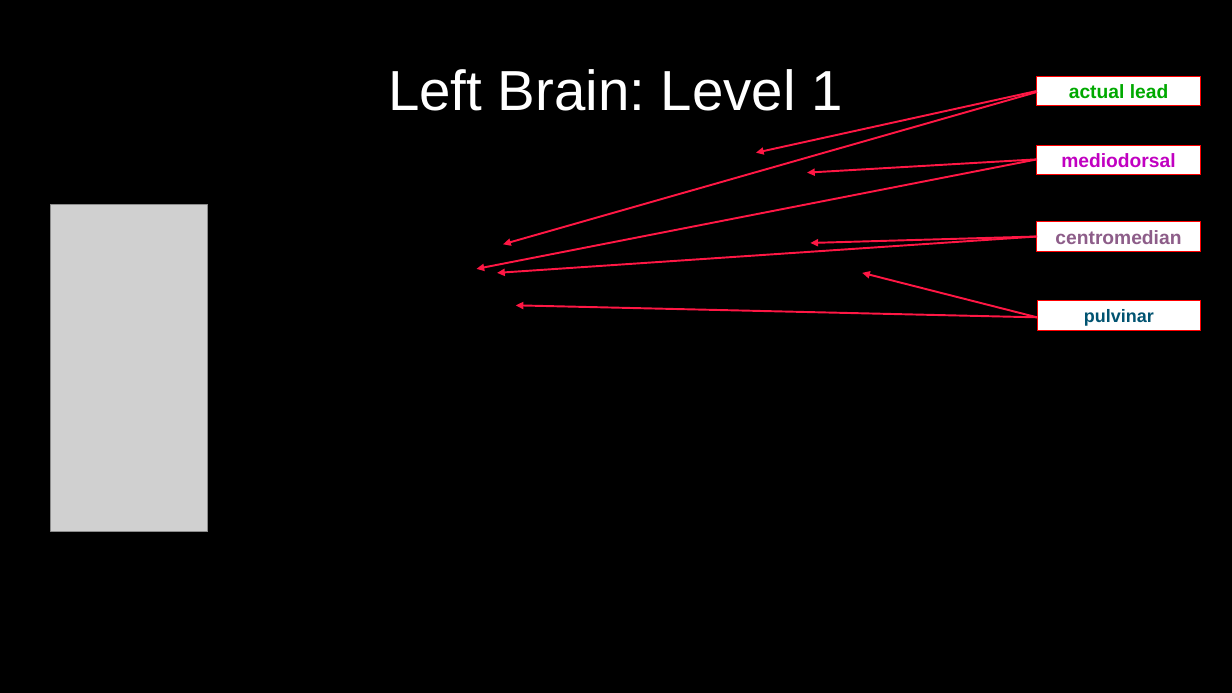
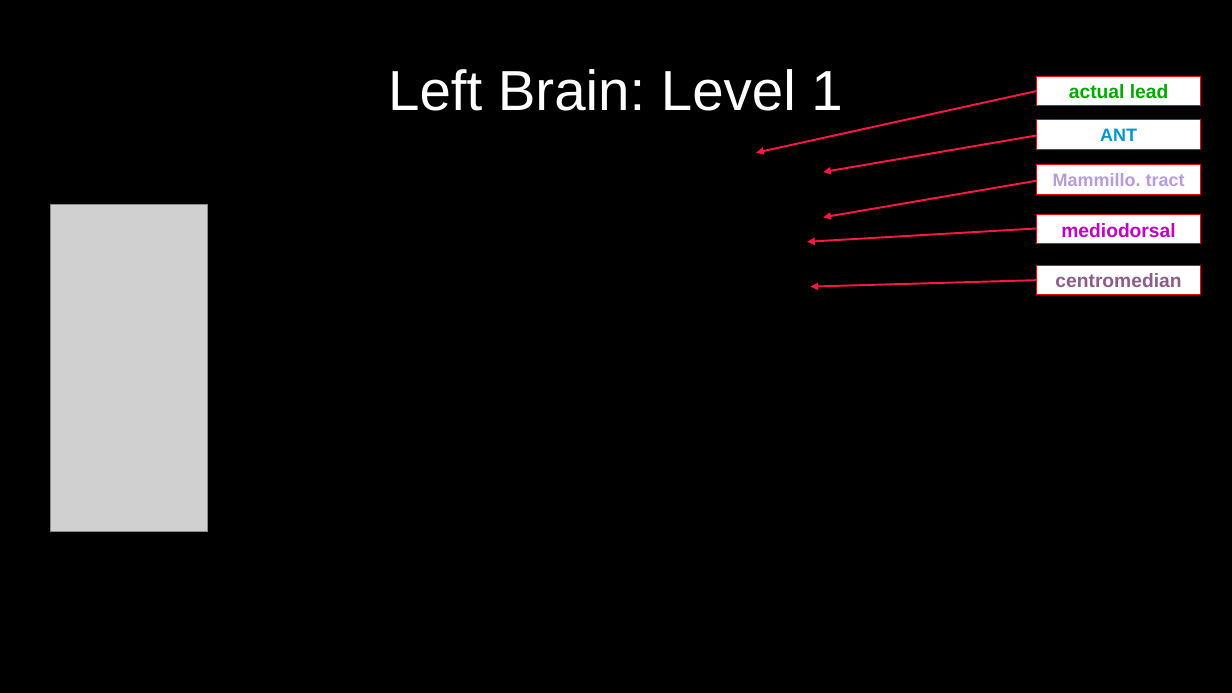
Before and after one commit to greydongilmore/clinical_dicom2bids_smk, a slide deck: slide 3 of resources/medtronic_reconstructions.odp. Drawn at 1232x693 pixels with LibreOffice and Linux fonts; fonts in the diff are those of the drawing; grey boxes stand for pictures. Boxes give left, top, right and bottom in pixels: in the first picture for what was removed or moved away, otherwise in the second. Text is boxed around its words. In the diff, an @@ line names an element or a change of style, - is before the commit and + after.

```diff
--- a/resources/medtronic_reconstructions.odp
+++ b/resources/medtronic_reconstructions.odp
@@ arrow removed from (1037, 92) to (504, 244) @@
@@ freeform shape added at (x1=1037, y1=119, x2=1201, y2=149), fill #FFFFFF, outline #FF0000 0 pt, 14 pt, text #0097CE, bold @@
+ANT
@@ arrow moved from (1037, 159) - (808, 173) to (1037, 136) - (823, 172) @@
@@ arrow removed from (1037, 159) to (477, 269) @@
@@ freeform shape added at (x1=1037, y1=165, x2=1201, y2=194), fill #FFFFFF, outline #FF0000 0 pt, 14 pt, text #B79CDC, bold @@
+Mammillo. tract
@@ arrow added from (1037, 181) to (823, 217), #FF1744 1.5 pt @@
@@ arrow removed from (1037, 237) to (497, 273) @@
@@ arrow moved from (1037, 237) - (811, 243) to (1037, 228) - (808, 242) @@
@@ freeform shape "mediodorsal" moved from (x1=1037, y1=146, x2=1201, y2=176) to (x1=1037, y1=214, x2=1201, y2=244) @@
@@ freeform shape "centromedian" moved from (x1=1037, y1=222, x2=1201, y2=251) to (x1=1037, y1=265, x2=1201, y2=295) @@
@@ arrow moved from (1037, 317) - (862, 273) to (1037, 280) - (811, 287) @@
@@ arrow removed from (1037, 317) to (516, 305) @@
@@ freeform shape removed at (x1=1037, y1=301, x2=1201, y2=331) @@
-pulvinar
```
Also in this commit, not shown: 1 other slide changed, 6 other files.
